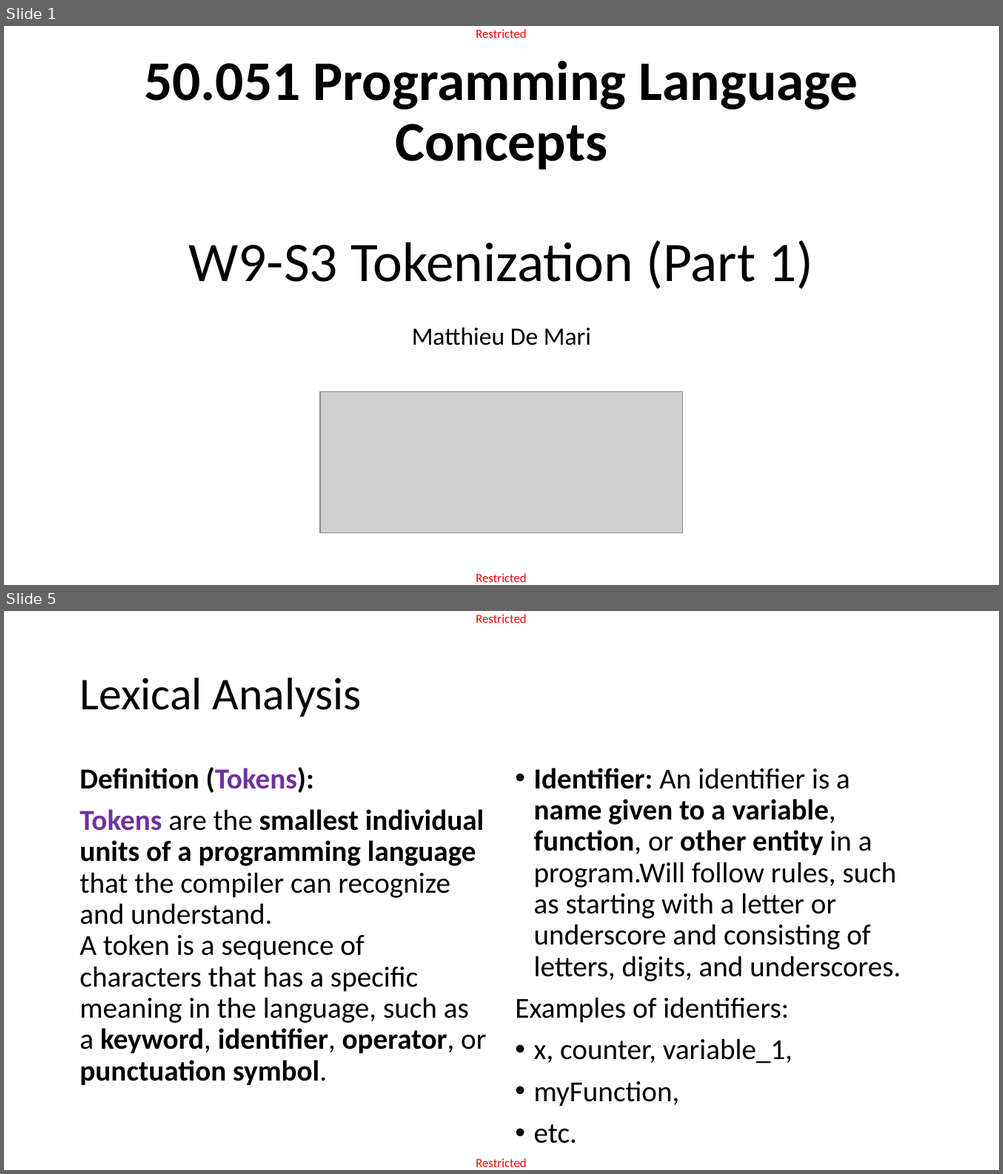
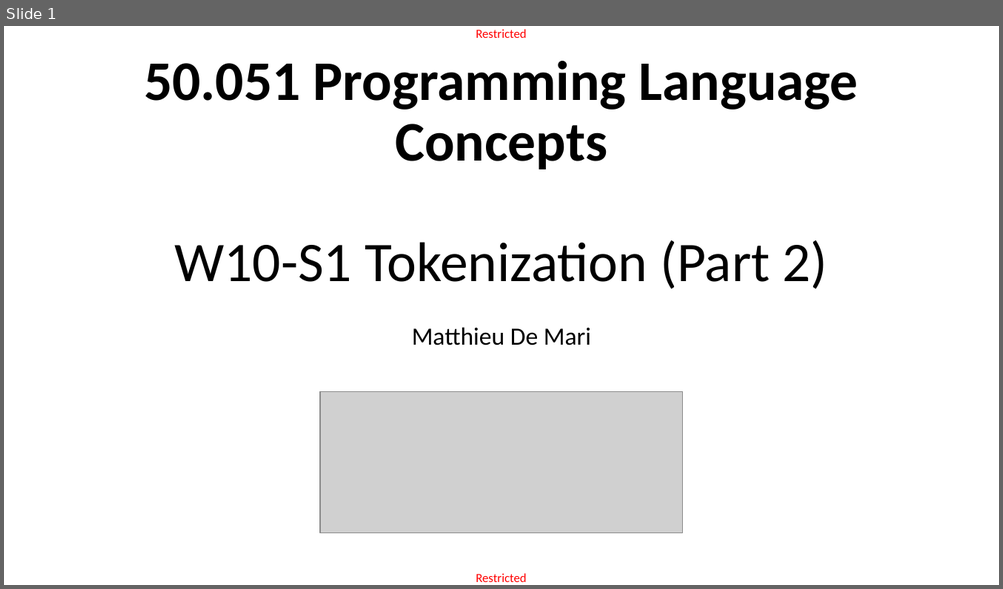
Before and after one commit to matthieudemari/SUTD_PLC_50_051, a slide deck: W10/W10S1/W10S1.pptx. Shown one above the other, each under a label of ours: slides 1 and 5 before the commit, slide 1 after it; the slides between them are not shown. The pictures are 1003x1174 and 1003x589 pixels, drawn with LibreOffice and Linux fonts; fonts in the diff are those of the drawing; grey boxes stand for pictures. Boxes give left, top, right and bottom in pixels: in the first picture for what was removed or moved away, otherwise in the second. Text is boxed around its words. In the diff, an @@ line names an element or a change of style, - is before the commit and + after.

Commit message:
Continued working on Tokenization for W10S1.

```diff
--- a/W10/W10S1/W10S1.pptx
+++ b/W10/W10S1/W10S1.pptx
@@ slide 5 removed at (4,611,999,1170), background #FFFFFF; not listed: 2 template elements that a slide beside it also shows @@
@@ title removed at (79,678,361,717) @@
-Lexical Analysis
@@ text removed at (79,767,486,1085) @@
-Definition (Tokens):
-Tokens are the smallest individual units of a programming language that the compiler can recognize and understand.
-A token is a sequence of characters that has a specific meaning in the language, such as a keyword, identifier, operator, or punctuation symbol.
@@ text removed at (515,768,900,1144) @@
-• Identifier: An identifier is a name given to a variable, function, or other entity in a program.Will follow rules, such as starting with a letter or underscore and consisting of letters, digits, and underscores.
-Examples of identifiers:
-• x, counter, variable_1,
-• myFunction,
-• etc.
@@ slide 1 changed as well @@
@@ title at (144,61,858,289): text changed @@
-50.051 Programming Language Concepts
-W9-S3 Tokenization (Part 1)
+50.051 Programming Language Concepts
+W10-S1 Tokenization (Part 2)
```
Also in this commit, not shown: 4 slides added, 46 other slides removed, 4 other files.
